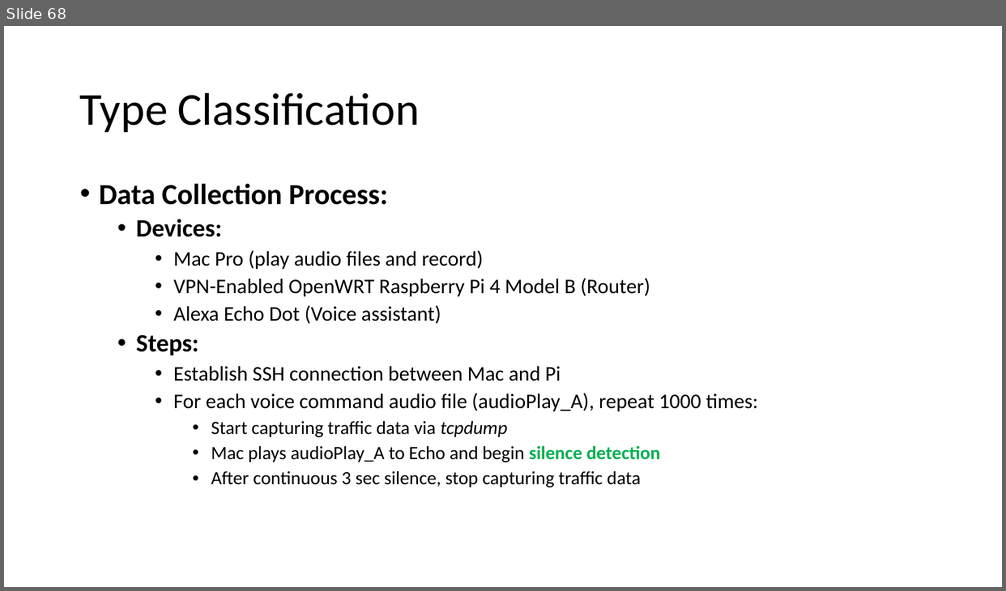
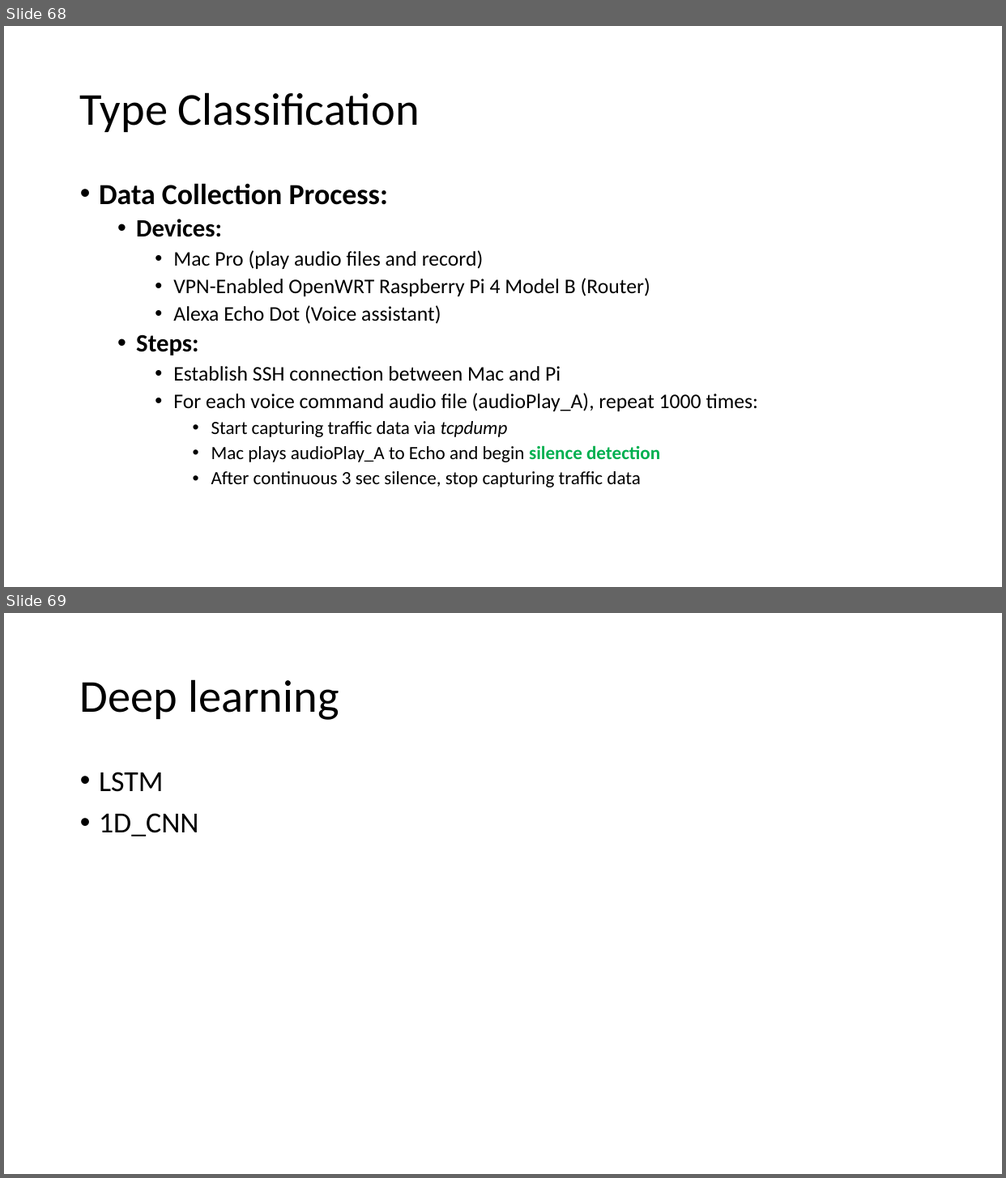
Before and after one commit to GXG-CS/voice_attack, a slide deck: note/Presentation1.pptx. Shown one above the other, each under a label of ours: slide 68 before the commit, slides 68 and 69 after it. The pictures are 1006x591 and 1006x1178 pixels, drawn with LibreOffice and Linux fonts; fonts in the diff are those of the drawing. Boxes give left, top, right and bottom in pixels: in the first picture for what was removed or moved away, otherwise in the second. Text is boxed around its words. In the diff, an @@ line names an element or a change of style, - is before the commit and + after.

```diff
--- a/note/Presentation1.pptx
+++ b/note/Presentation1.pptx
@@ slide 69 added at (x1=4, y1=613, x2=1002, y2=1174), background #FFFFFF @@
@@ title added at (x1=80, y1=679, x2=339, y2=720), 44 pt, text #000000 @@
+Deep learning
@@ text added at (x1=99, y1=772, x2=199, y2=837), 28 pt, text #000000 @@
+• LSTM
+• 1D_CNN
```
Also in this commit, not shown: 6 other slides added.
